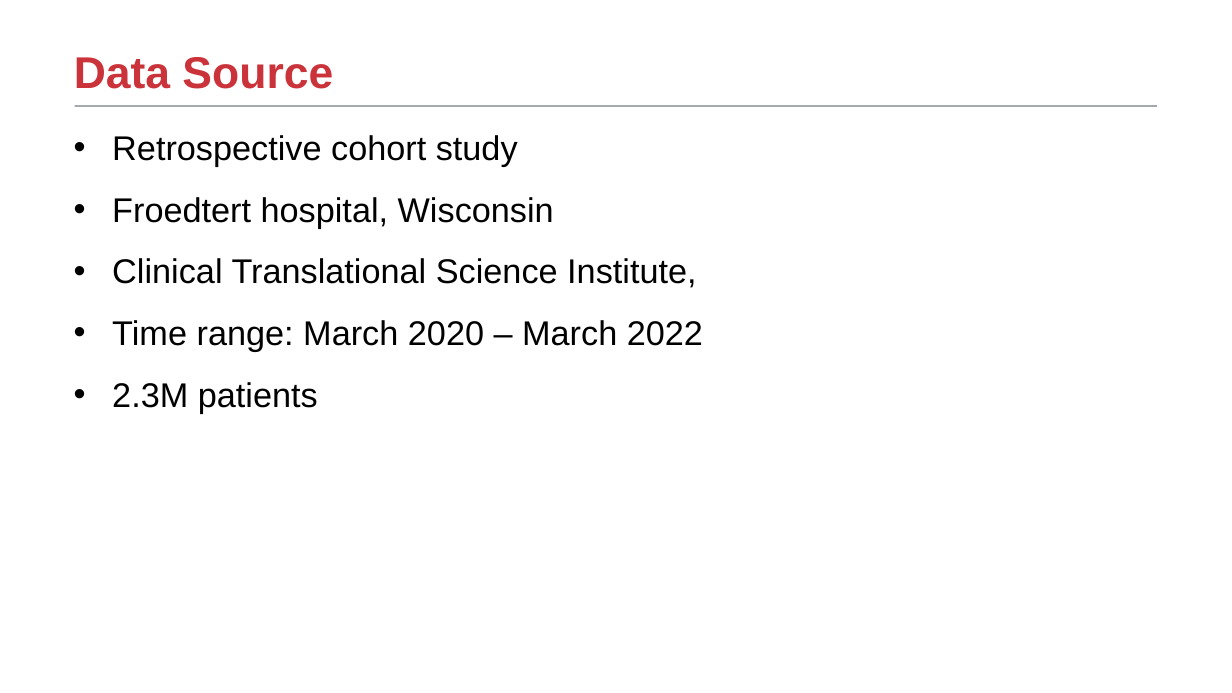
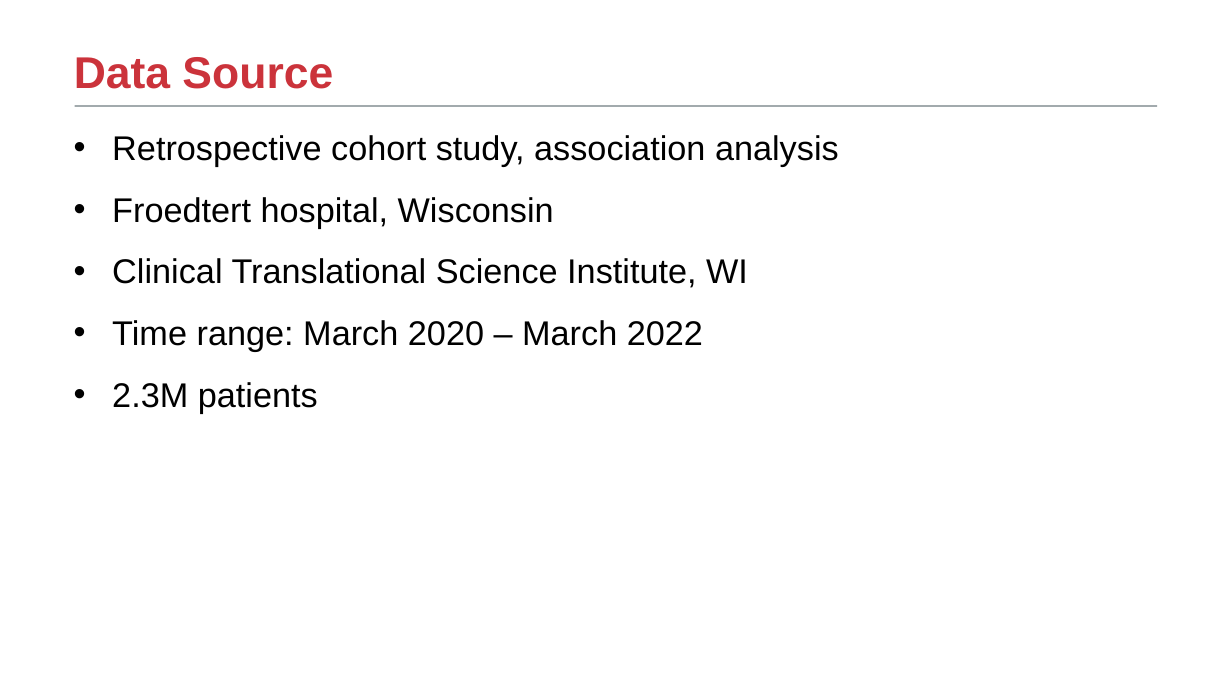
Before and after one commit to TongLing/tongling.github.io, a slide deck: slide 7 of assets/pdf/cic-telemedicine.pptx. Drawn at 1232x693 pixels with LibreOffice and Linux fonts; fonts in the diff are those of the drawing; background and template pictures are left out. Boxes give left, top, right and bottom in pixels: in the first picture for what was removed or moved away, otherwise in the second. Text is boxed around its words. In the diff, an @@ line names an element or a change of style, - is before the commit and + after.

```diff
--- a/assets/pdf/cic-telemedicine.pptx
+++ b/assets/pdf/cic-telemedicine.pptx
@@ text at <box>112,135,839,167</box>: text changed @@
-• Retrospective cohort study
+• Retrospective cohort study, association analysis
@@ text at <box>112,258,748,288</box>: text changed @@
-• Clinical Translational Science Institute,
+• Clinical Translational Science Institute, WI
```
Also in this commit, not shown: 8 other slides changed, 2 slides added, 2 other files.
